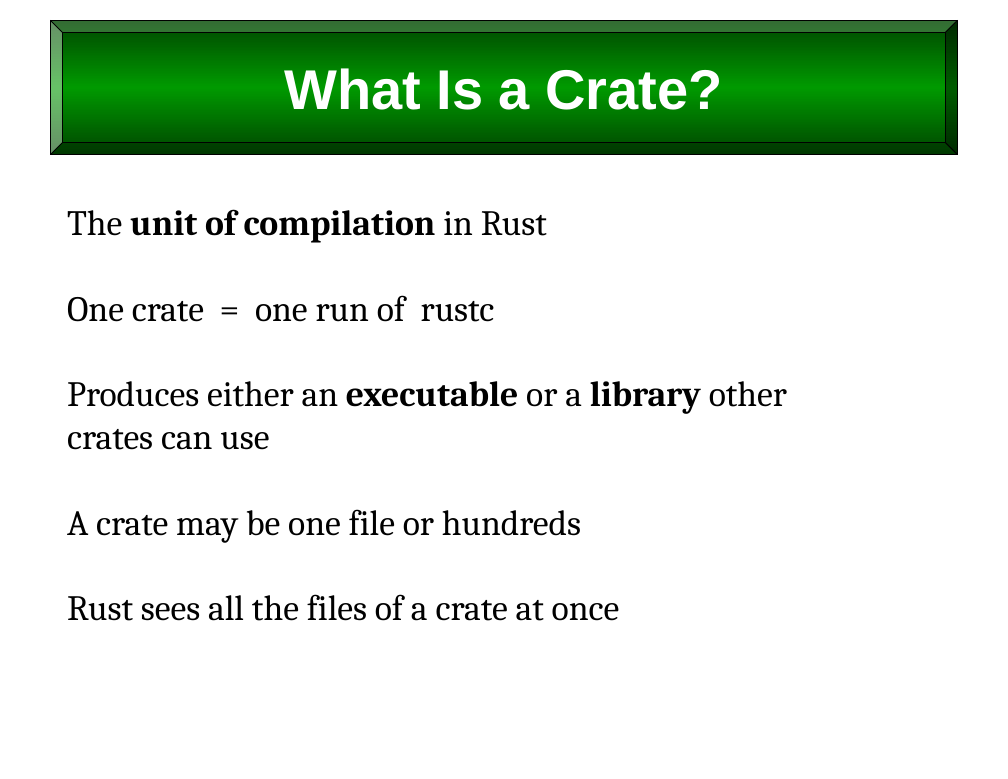
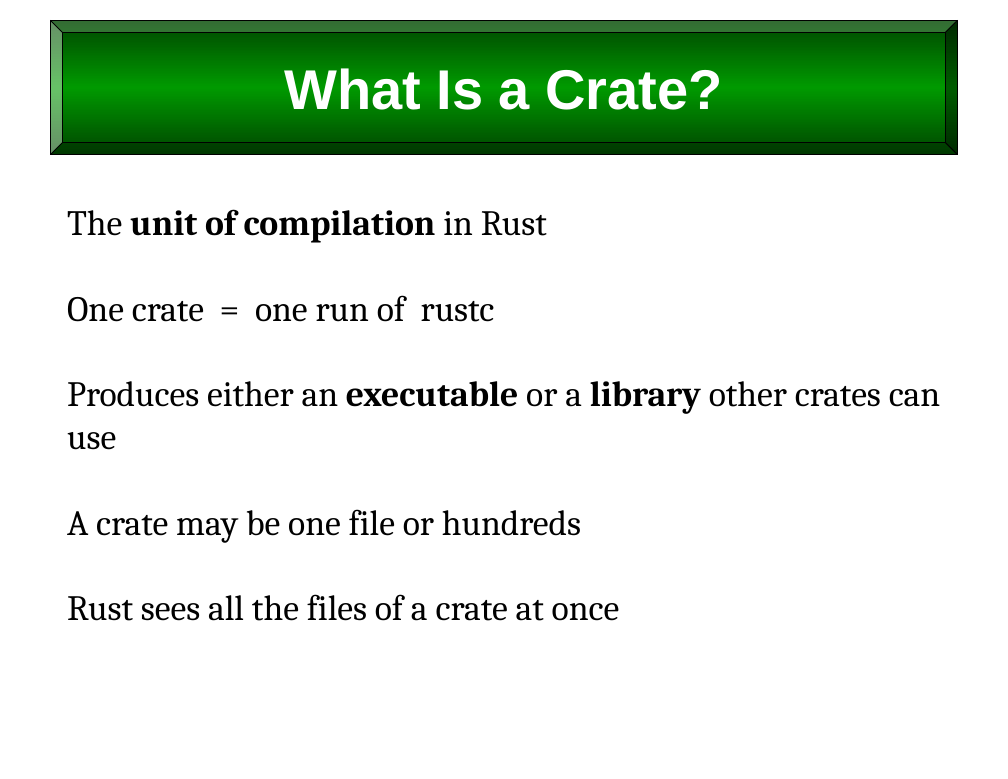
Before and after one commit to billswartz7/IntroToProgramming, a slide deck: slide 59 of Slides/L10_Scope-and-Persistence.pptx. Drawn at 1008x779 pixels with LibreOffice and Linux fonts; fonts in the diff are those of the drawing. Boxes give left, top, right and bottom in pixels: in the first picture for what was removed or moved away, otherwise in the second. Text is boxed around its words. In the diff, an @@ line names an element or a change of style, - is before the commit and + after.

```diff
--- a/Slides/L10_Scope-and-Persistence.pptx
+++ b/Slides/L10_Scope-and-Persistence.pptx
@@ text "The unit of compilation in ..." rewrapped from (67,209,787,621) to (67,209,941,621) @@
```
Also in this commit, not shown: 7 other slides changed, 8 other files.
